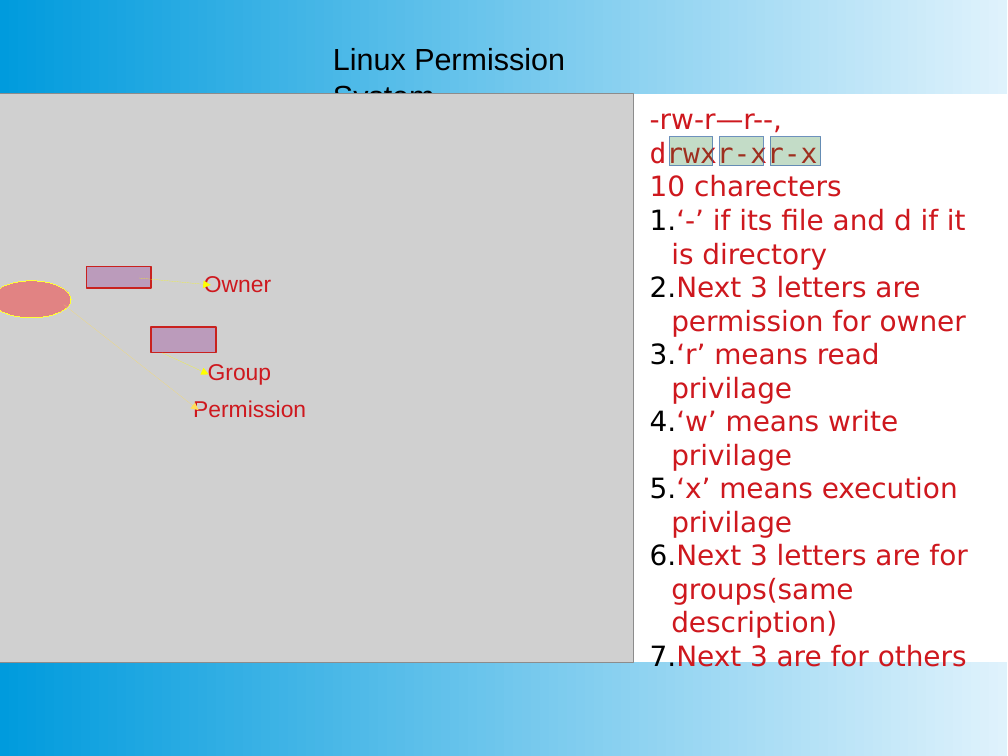
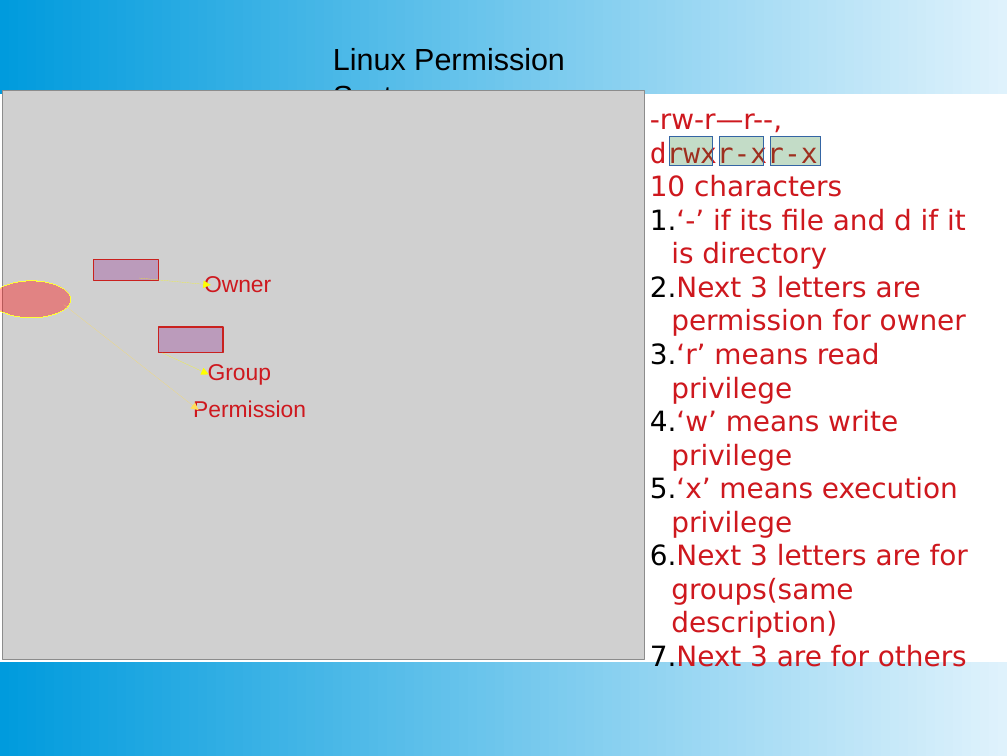
Before and after one commit to SubhajitCode/Seminar, a slide deck: slide 10 of Seminar 02/Seminar 2.pptx. Drawn at 1008x756 pixels with LibreOffice and Linux fonts; fonts in the diff are those of the drawing; grey boxes stand for pictures. Boxes give left, top, right and bottom in pixels: in the first picture for what was removed or moved away, otherwise in the second. Text is boxed around its words. In the diff, an @@ line names an element or a change of style, - is before the commit and + after.

```diff
--- a/Seminar 02/Seminar 2.pptx
+++ b/Seminar 02/Seminar 2.pptx
@@ picture: place and size @@
-picture at (0, 93, 634, 662)
+picture at (3, 91, 645, 659)
@@ text at (650, 174, 842, 197): text changed @@
-10 charecters
+10 characters
@@ rectangle: place and size @@
-rectangle at (86, 266, 151, 288)
+rectangle at (93, 259, 158, 281)
@@ rectangle: place and size @@
-rectangle at (151, 327, 216, 353)
+rectangle at (158, 327, 223, 353)
@@ text at (650, 342, 958, 537): text changed @@
-3. ‘r’ means read privilage
-4. ‘w’ means write privilage
-5. ‘x’ means execution privilage
+3. ‘r’ means read privilege
+4. ‘w’ means write privilege
+5. ‘x’ means execution privilege
```
Also in this commit, not shown: 25 other slides changed, 1 slide added, 8 other files.
